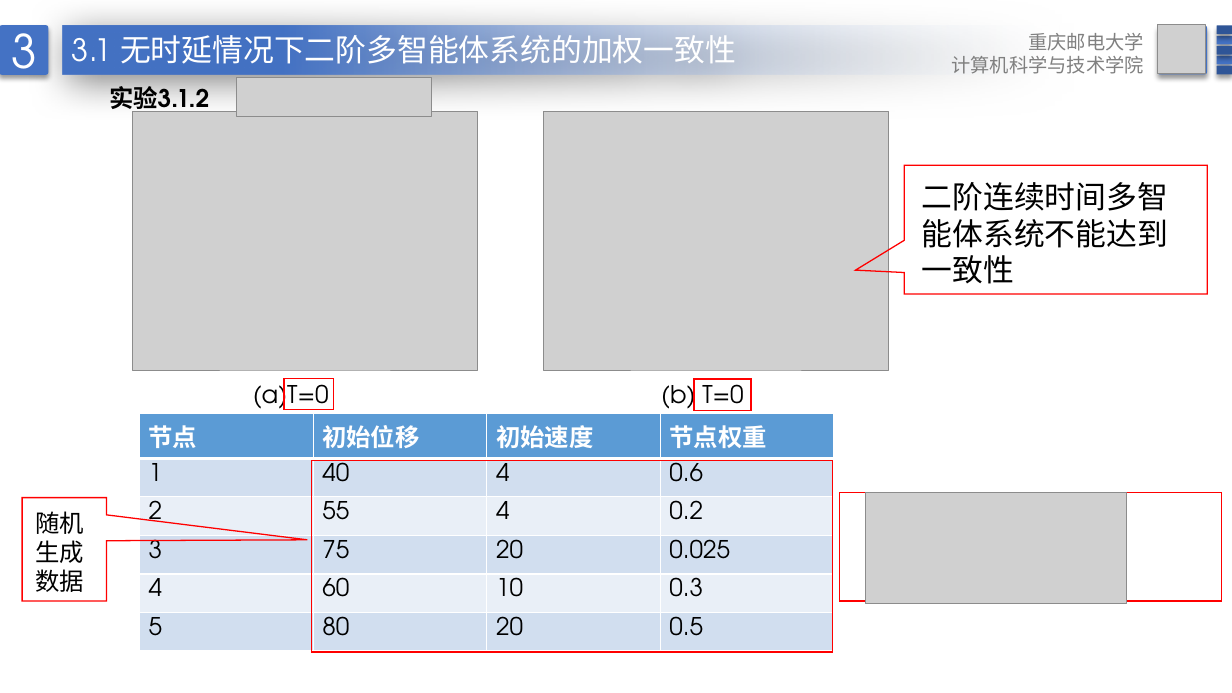
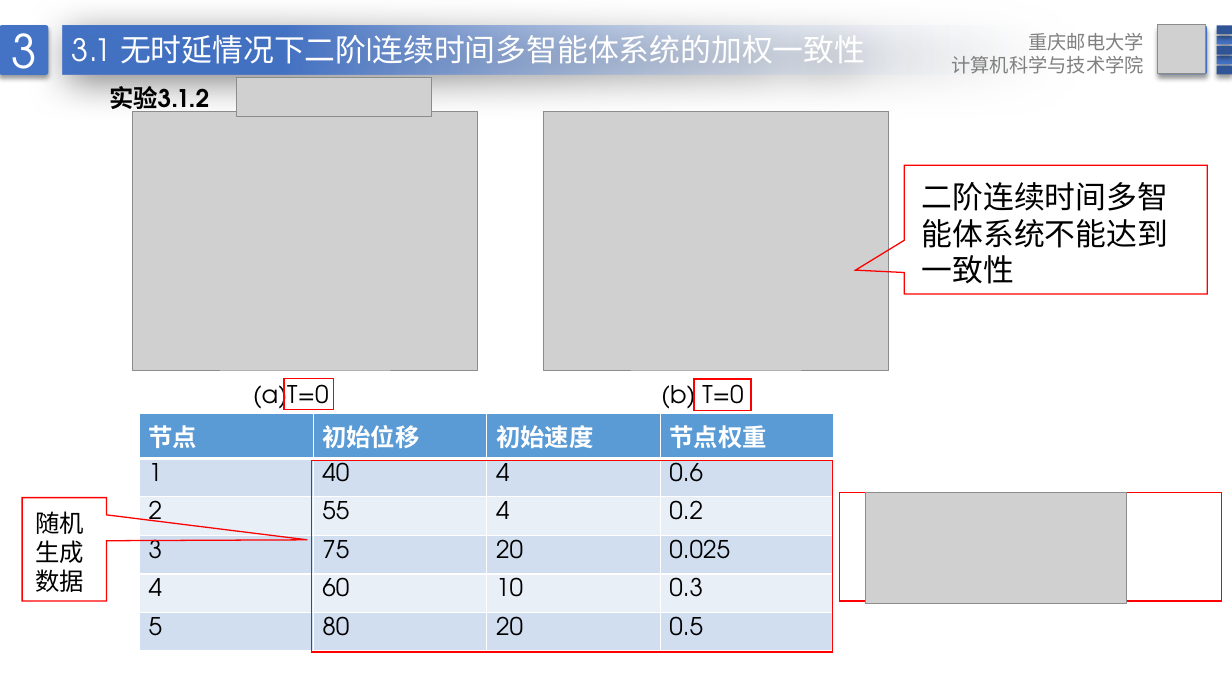
Before and after one commit to DotGeng/graduation, a slide deck: slide 18 of 耿玉坤答辩ppt.pptx. Drawn at 1232x693 pixels with LibreOffice and Linux fonts; fonts in the diff are those of the drawing; grey boxes stand for pictures; background and template pictures are left out. Boxes give left, top, right and bottom in pixels: in the first picture for what was removed or moved away, otherwise in the second. Text is boxed around its words. In the diff, an @@ line names an element or a change of style, - is before the commit and + after.

```diff
--- a/耿玉坤答辩ppt.pptx
+++ b/耿玉坤答辩ppt.pptx
@@ text in rectangle at (72,30,865,77): text changed @@
-3.1 无时延情况下二阶多智能体系统的加权一致性
+3.1 无时延情况下二阶l连续时间多智能体系统的加权一致性
```
Also in this commit, not shown: 16 other slides changed, 1 slide added, 3 other files.
